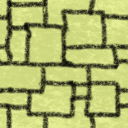
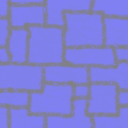
Comparing the layer stacks of the two (128, 128) images. Changes:
pixels changed over <box>0,0,128,128</box> (layer not identified)
